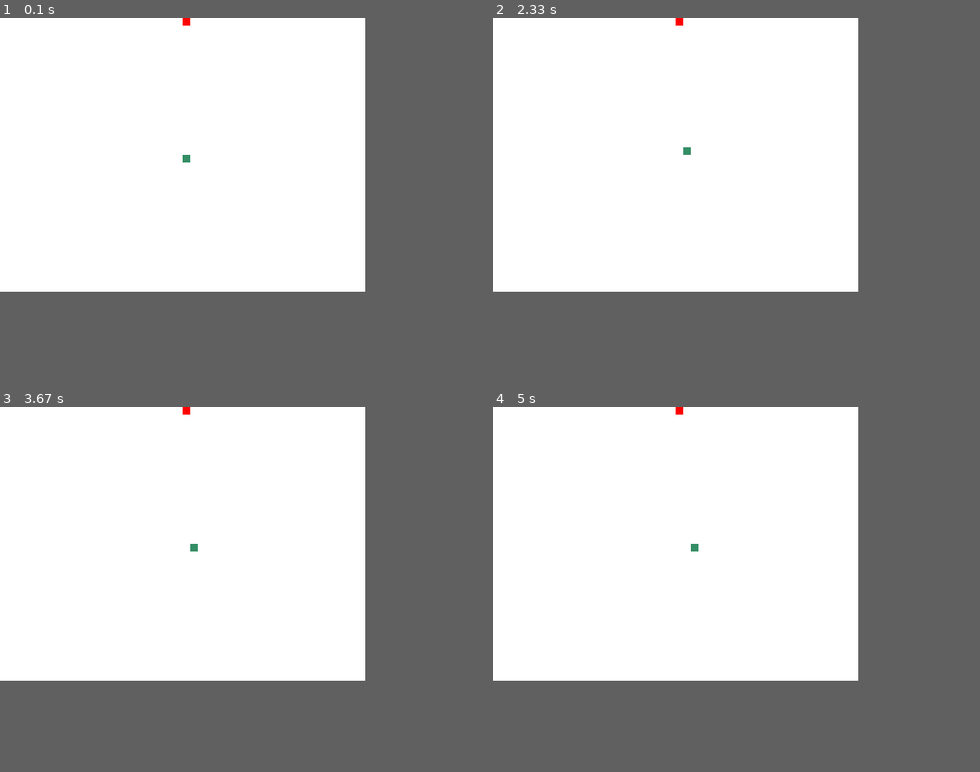
Above: before the commit, frames 1-4 (two rows, left to right).
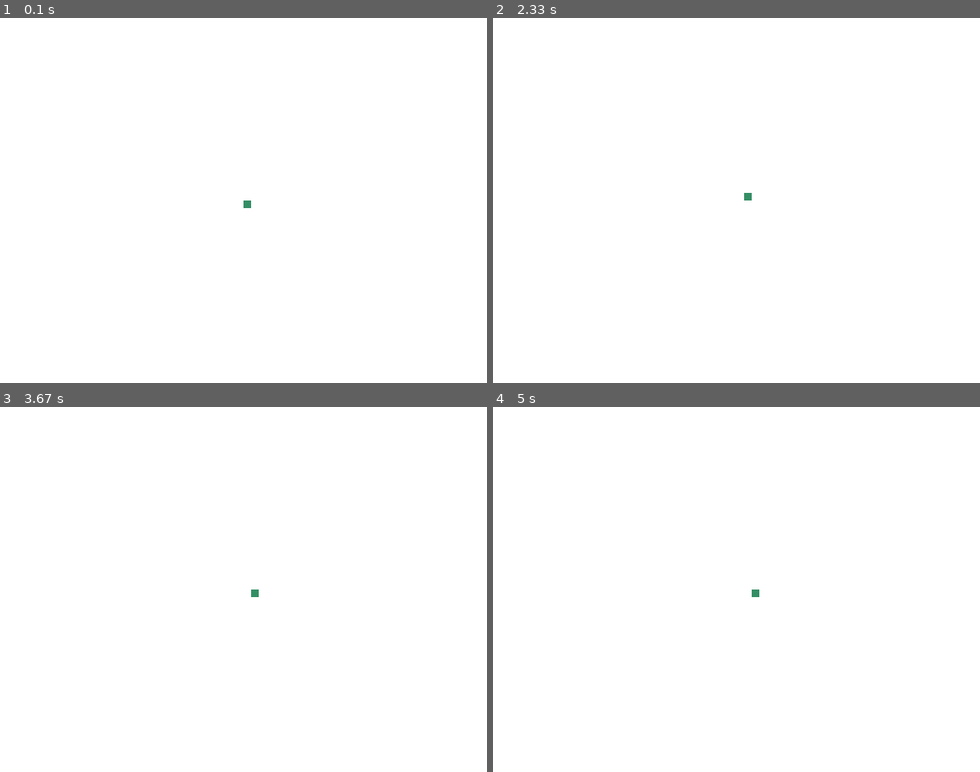
Above: after the commit, the same moments.

Repository: sbwhitt/pygame-life-simulation
Game: pygame game, started from main.py
Same seed, same stepped clock (60 frames per second), same inputs: the game is played once before the commit and once after it.
Inputs:
- Up to frame 1 (0.1 s): no input
- Up to frame 2 (2.33 s): no input
- Up to frame 3 (3.67 s): no input
- Up to frame 4 (5 s): no input
The window is 480x360 before the commit and 640x480 after it. Grey fills any space a smaller window leaves; there, only what the larger window draws over its background counts as a difference.

The runs differ from the first frame. In frame 1, 0.1% of the frame differs, in the area x 37-52%, y 0-53%; in frame 2, 0.1%; in frame 3, 0.1%; in frame 4, 0.1%.

Commit message:
enhancements, mapping entities, population control

Diff:
--- a/app.py
+++ b/app.py
@@ -2,20 +2,28 @@
 import player
 import entity
 import colors
+import map
+
+'''
+x == width == rect.left
+y == height == rect.top
+'''
 
 class App:
     def __init__(self):
         self._running = True
+        self.width = 640
         self.height = 480
-        self.width = 360
         self.clock = pygame.time.Clock()
-        self.screen = pygame.display.set_mode((self.height, self.width))
-        self.p = player.Player(self.height/2, 0)
+        self.screen = pygame.display.set_mode((self.width, self.height))
+        # self.p = player.Player(int(self.width/2), 0)
+        self.p = player.Player(1000, 1000)
         self.entities = []
         self.total_ent = len(self.entities)
         self.keys = []
         self.dir_timer = 0
         self.move_timer = 0
+        self.m = map.Map(self.width, self.height)
 
     def on_init(self):
         pygame.init()
@@ -32,29 +40,37 @@
             self.keys.append(event.unicode)
 
     def on_loop(self):
-        if len(self.entities) == 0:
-            self._running = False
-        self.clock.tick(15)
+        # if len(self.entities) == 0:
+        #     self._running = False
+        self.clock.tick(30)
         self.p.rect = self._handlekey(self.keys, self.p.rect)
 
         for e in self.entities:
             e.dir_timer += self.clock.get_time()
             e.move_timer += self.clock.get_time()
-            e.update(self.height, self.width)
+            self.m.grid[e.loc].remove(e)
+            e.update(self.width, self.height)
+            self.m.grid[e.loc].append(e)
 
     def on_render(self):
         self.screen.fill(colors.WHITE)
         pygame.draw.rect(self.screen, colors.RED, self.p.rect)
         for e in self.entities:
-            if self._p_collides(self.p.rect, e.rect) or e.age == e.age_limit:
+            if self._p_collides(self.p, e) or e.age >= e.age_limit:
+                self.m.grid[e.loc].remove(e)
                 self.entities.remove(e)
                 self._obituary(e)
             else:
                 pygame.draw.rect(self.screen, e.color, e.rect)
+                if len(self.m.grid[e.loc]) > 1:
+                    if e.diseased:
+                        self._spread_disease(self.m.grid[e.loc])
+                    #self._spread_color(self.m.grid[e.loc])
                 if e.age_timer > 3400:
                     e.age += 1
                     offspring = e.reproduce()
                     if offspring:
+                        self.m.grid[offspring.loc].append(offspring)
                         self.entities.append(offspring)
                         self.total_ent += 1
                     e.age_timer = 0
@@ -78,19 +94,40 @@
 
     # helpers
     def _build_entities(self):
-        e0 = entity.Entity(self.height/2, self.width/2)
+        e0 = entity.Entity(int(self.width/2), int(self.height/2))
+        self.m.grid[e0.loc].append(e0)
         self.entities.append(e0)
 
-    def _p_collides(self, rect1, rect2):
-        return abs(rect1.left - rect2.left) < 10 and abs(rect1.top - rect2.top) < 10
+    def _p_collides(self, p, e):
+        return p.loc == e.loc
+
+    # def _spread_color(self, collisions):
+    #     r, g, b = 0, 0, 0
+    #     for e in collisions:
+    #         r += e.color.r
+    #         g += e.color.g
+    #         b += e.color.b
+    #     print(str(int(r/3)) + " " + str(int(g/3)) + " " + str(int(b/3)))
+    #     c = pygame.Color(int(r/3), int(g/3), int(b/3))
+    #     for e in collisions:
+    #         e.color = c
+
+    def _spread_disease(self, collisions):
+        for e in collisions:
+            if not e.diseased:
+                e.diseased = True
 
     def _obituary(self, e):
-        print("an entity of generation " + str(e.generation) + " has perished after " + str(e.age) + " ages, leaving " + str(e.amnt_offspring) + " offspring")
+        if e.diseased:
+            print("an entity of generation " + str(e.generation) + " has perished from disease after " + str(e.age) + " ages, leaving " + str(e.amnt_offspring) + " offspring")
+        else:
+            print("an entity of generation " + str(e.generation) + " has perished after " + str(e.age) + " ages, leaving " + str(e.amnt_offspring) + " offspring")
 
     def _handlecmd(self, key, entities):
         if key == 'x':
             for i in range(int(len(entities)/2)):
                 self._obituary(entities[i])
+                self.m.grid[entities[i].loc].remove(entities[i])
                 entities.pop(i)
         elif key == 'q':
             self._running = False
@@ -101,8 +138,9 @@
             res = res.move(0, -10)
         if 'a' in keys and rect.left != 0:
             res = res.move(-10, 0)
-        if 's' in keys and rect.bottom != self.width:
+        if 's' in keys and rect.bottom != self.height:
             res = res.move(0, 10)
-        if 'd' in keys and rect.right != self.height:
+        if 'd' in keys and rect.right != self.width:
             res = res.move(10, 0)
+        self.p.loc = (res.left, res.top)
         return res
--- a/entity.py
+++ b/entity.py
@@ -4,39 +4,46 @@
 class Entity:
     def __init__(self, *args):
         self.rect = pygame.Rect(args[0], args[1], 10, 10)
+        self.loc = (args[0], args[1])
         self.choice = random.randint(1, 5)
         self.age = 0
-        self.age_limit = random.randint(2, 5)
+        self.age_limit = random.randint(3, 6)
         self.age_timer = 0
         self.move_timer = 0
         self.dir_timer = 0
         self.amnt_offspring = 0
         self.generation = 1
+        self.diseased = False
         if len(args) == 3:
             self.color = self._mutate_color(args[2])
         else:
             self.color = pygame.Color(random.randint(10, 200), random.randint(10, 200), random.randint(10, 200))
 
-    def update(self, height, width):
+    def update(self, width, height):
         self.choice = self._choose_dir()
         if self.move_timer > 50:
             if self.choice == 1 and self.rect.top != 0:
                 self.rect = self.rect.move(0, -10)
             elif self.choice == 2 and self.rect.left != 0:
                 self.rect = self.rect.move(-10, 0)
-            elif self.choice == 3 and self.rect.bottom != width:
+            elif self.choice == 3 and self.rect.bottom != height:
                 self.rect = self.rect.move(0, 10)
-            elif self.choice == 4 and self.rect.right != height:
+            elif self.choice == 4 and self.rect.right != width:
                 self.rect = self.rect.move(10, 0)
             self.move_timer = 0
-            return (self.rect.top, self.rect.left)
+            self.loc = (self.rect.left, self.rect.top)
 
     def reproduce(self):
-        r = random.randint(0, 1)
-        if r == 1:
-            print("an entity of generation " + str(self.generation) + " has reproduced")
+        r = random.randint(0, 1+self.amnt_offspring)
+        if r == 1 and not self.diseased:
             self.amnt_offspring += 1
+            self.age_limit -= 1
             e = Entity(self.rect.left, self.rect.top, self.color)
+            e.diseased = (random.randint(1, 100) == 1)
+            if e.diseased:
+                print("an entity of generation " + str(self.generation) + " has reproduced with disease")
+            else:
+                print("an entity of generation " + str(self.generation) + " has reproduced")
             e.generation = self.generation + 1
             return e
         return None
@@ -45,16 +52,22 @@
         res = pygame.Color(0, 0, 0)
         if p_color.r >= 20 and p_color.r <= 235:
             res.r = random.randint(p_color.r-20, p_color.r+20)
-        else:
-            res.r = p_color.r
+        elif p_color.r > 235:
+            res.r = random.randint(p_color.r-10, p_color.r)
+        elif p_color.r < 20:
+            res.r = random.randint(p_color.r, p_color.r+10)
         if p_color.g >= 20 and p_color.g <= 235:
             res.g = random.randint(p_color.g-20, p_color.g+20)
-        else:
-            res.g = p_color.g
+        elif p_color.g > 235:
+            res.g = random.randint(p_color.g-10, p_color.g)
+        elif p_color.g < 20:
+            res.g = random.randint(p_color.g, p_color.g+10)
         if p_color.b >= 20 and p_color.b <= 235:
             res.b = random.randint(p_color.b-20, p_color.b+20)
-        else:
-            res.b = p_color.b
+        elif p_color.b > 235:
+            res.b = random.randint(p_color.b-10, p_color.b)
+        elif p_color.b < 20:
+            res.b = random.randint(p_color.b, p_color.b+10)
         return res
 
     def _choose_dir(self):
--- /dev/null
+++ b/map.py
@@ -0,0 +1,11 @@
+class Map:
+    def __init__(self, w, h):
+        self.width = w
+        self.height = h
+        self.grid = {}
+        self._build_grid()
+
+    def _build_grid(self):
+        for i in range(int(self.width/10)):
+            for j in range(int(self.height/10)+1):
+                self.grid[(i*10, j*10)] = []
--- a/player.py
+++ b/player.py
@@ -3,3 +3,4 @@
 class Player:
     def __init__(self, x, y):
         self.rect = pygame.Rect(x, y, 10, 10)
+        self.loc = (x, y)
--- /dev/null
+++ b/test.py
@@ -0,0 +1,3 @@
+import map
+
+m = map.Map(480, 360)
